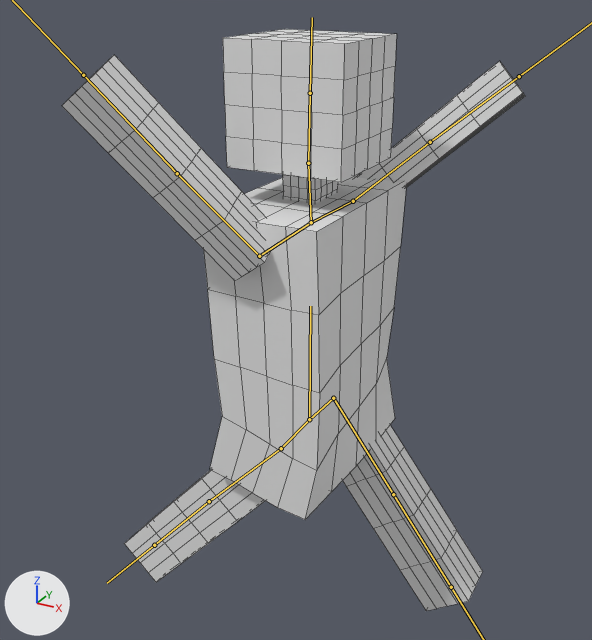
A saved change to the FBX model assets/fbx/ScuffedSteve.fbx.
Rendered twice from a 50 mm lens placed at (3.57, -6.77, 2.52), pointed at (-0.17, 0.03, -0.88). The lights are fixed; the arrows at lower left show +X, +Y and +Z. Both versions are drawn at frame 1 of the action 'Armature|Action'; the numbers are the values there. The bones that bend it are drawn over the model as lines. Mesh edges are drawn as thin lines.
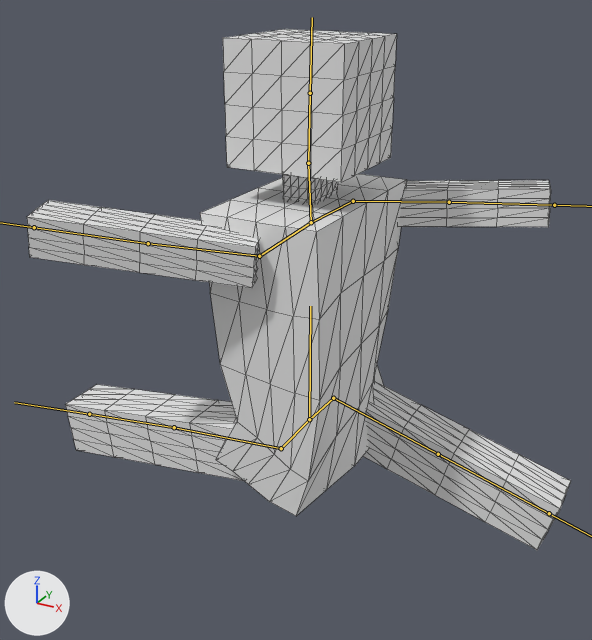
Pixel boxes [x1, y1, x2, y2] of what changed, in the pictures (592 x 640 px):
'Cube.001', posed (17% wider, 10% shorter)
    before: [62, 29, 525, 611]
    after: [27, 29, 571, 550]
bone 'ROverArm', root to tip
    before: (353, 201) to (430, 142)
    after: (353, 201) to (449, 202)
bone 'LOverArm', root to tip
    before: (259, 256) to (177, 173)
    after: (259, 256) to (148, 243)
bone 'LUpperLeg', root to tip
    before: (281, 448) to (209, 501)
    after: (281, 448) to (174, 427)
bone 'RUpperLeg', root to tip
    before: (333, 398) to (393, 494)
    after: (333, 398) to (438, 454)

The change, as a diff of the scene's bpy script:
```diff
--- a/assets/fbx/ScuffedSteve.fbx.py
+++ b/assets/fbx/ScuffedSteve.fbx.py
@@ bone_roverarm @@
 bone_roverarm = bpy.data.objects['Armature'].pose.bones['ROverArm']  # child of 'RShoulder'
-bone_roverarm.rotation_quaternion = (0.745, 0.225, -0.282, -0.561)  # degrees (41, -10, -78)
+bone_roverarm.rotation_quaternion = (0.8, 0.027, -0.015, -0.599)  # degrees (3, 0, -74)
@@ bone_loverarm @@
 bone_loverarm = bpy.data.objects['Armature'].pose.bones['LOverArm']  # child of 'LShoulder'
-bone_loverarm.rotation_quaternion = (0.729, -0.265, -0.36, 0.518)  # degrees (-52, -14, 78)
+bone_loverarm.rotation_quaternion = (0.824, -0.038, -0.025, 0.565)  # degrees (-5, 0, 69)
@@ bone_lupperleg @@
 bone_lupperleg = bpy.data.objects['Armature'].pose.bones['LUpperLeg']  # child of 'LHip'
-bone_lupperleg.rotation_quaternion = (0.933, -0.354, 0.003, 0.058)  # degrees (-41, 3, 6)
+bone_lupperleg.rotation_quaternion = (0.754, -0.648, 0.005, 0.106)  # degrees (-81, 8, 9)
@@ bone_rupperleg @@
 bone_rupperleg = bpy.data.objects['Armature'].pose.bones['RUpperLeg']  # child of 'RHip'
-bone_rupperleg.rotation_quaternion = (0.949, 0.315, -0.004, 0.014)  # degrees (37, -1, 1)
+bone_rupperleg.rotation_quaternion = (0.797, 0.603, -0.007, 0.027)  # degrees (74, -2, 2)
```
